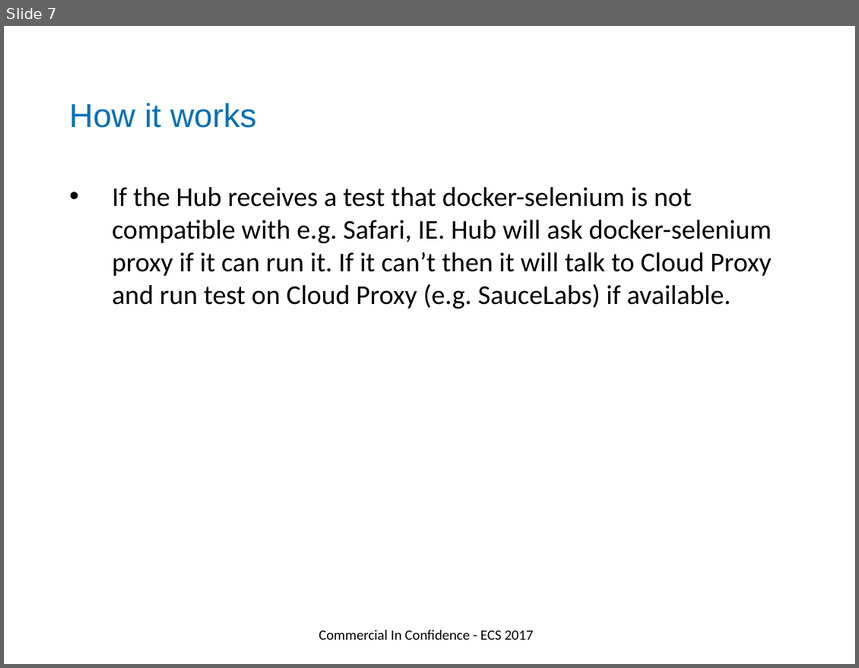
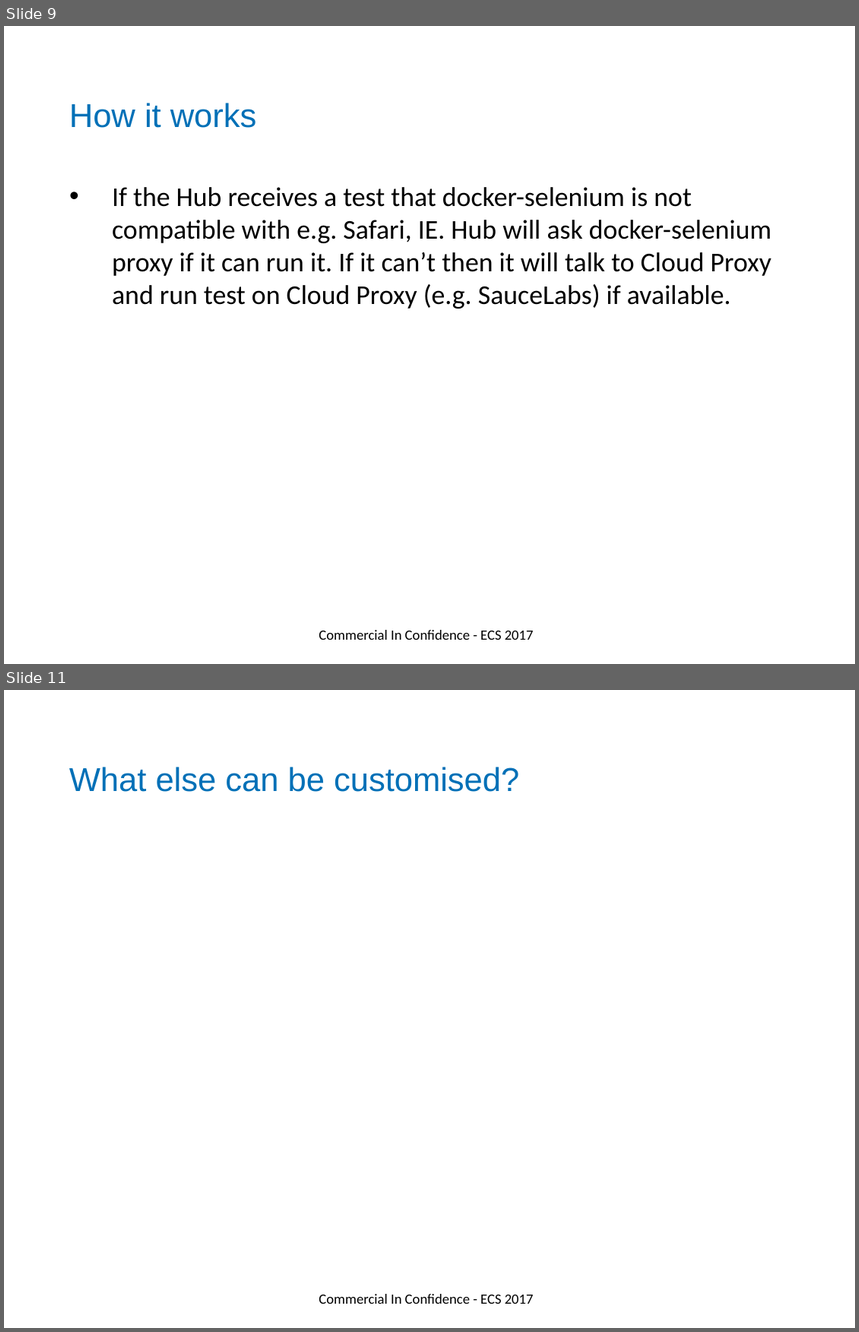
Before and after one commit to DevOpsPlayground/Hands-on-with-Selenium-Auto-Scaling-using-Docker-and-Zalenium, a slide deck: ECS_Digital_Template.pptx. Shown one above the other, each under a label of ours: slide 7 before the commit, slides 9 and 11 after it; the slides between them are not shown. The pictures are 859x668 and 859x1332 pixels, drawn with LibreOffice and Linux fonts; fonts in the diff are those of the drawing; background and template pictures are left out. Boxes give left, top, right and bottom in pixels: in the first picture for what was removed or moved away, otherwise in the second. Text is boxed around its words. In the diff, an @@ line names an element or a change of style, - is before the commit and + after.

```diff
--- a/ECS_Digital_Template.pptx
+++ b/ECS_Digital_Template.pptx
@@ slide 11 added at (4,690,855,1328), background #FFFFFF; not listed: 1 template element that a slide beside it also shows @@
@@ text added at (69,767,519,792), 28 pt, text #0070B7 @@
+What else can be customised?
@@ text added at (319,1294,534,1304), 12 pt, text #000000 @@
+Commercial In Confidence - ECS 2017
@@ what was slide 7 is now slide 9 @@
```
Also in this commit, not shown: 1 slide changed, 3 other slides added, 1 slide removed, 4 other files.
